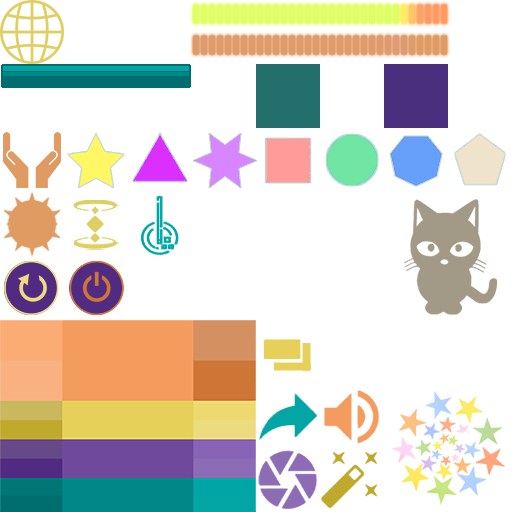
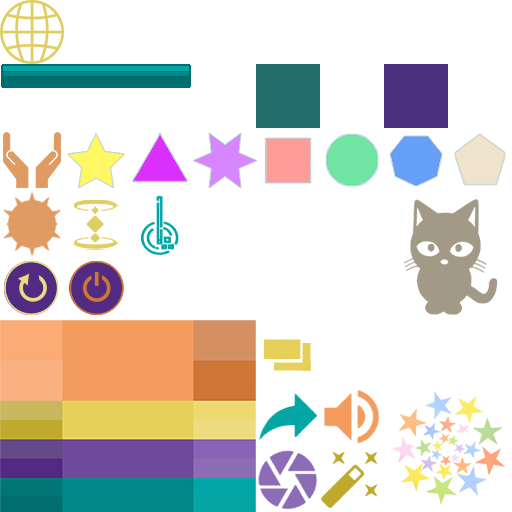
The second 512px x 512px image is a revision of the first. Changes to its layers:
removed layer "Бегунок толчка" over (190, 1, 450, 58)
